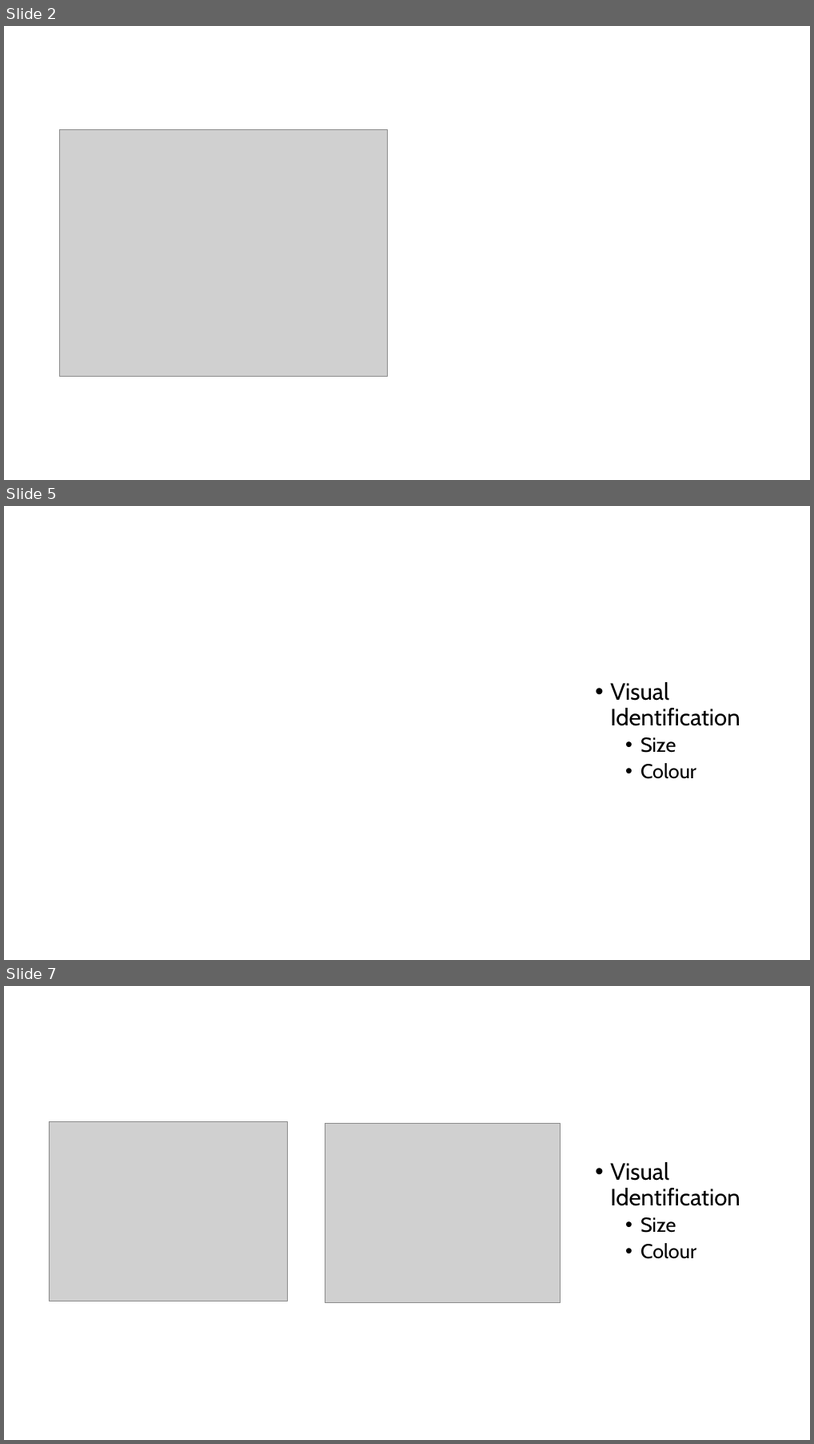
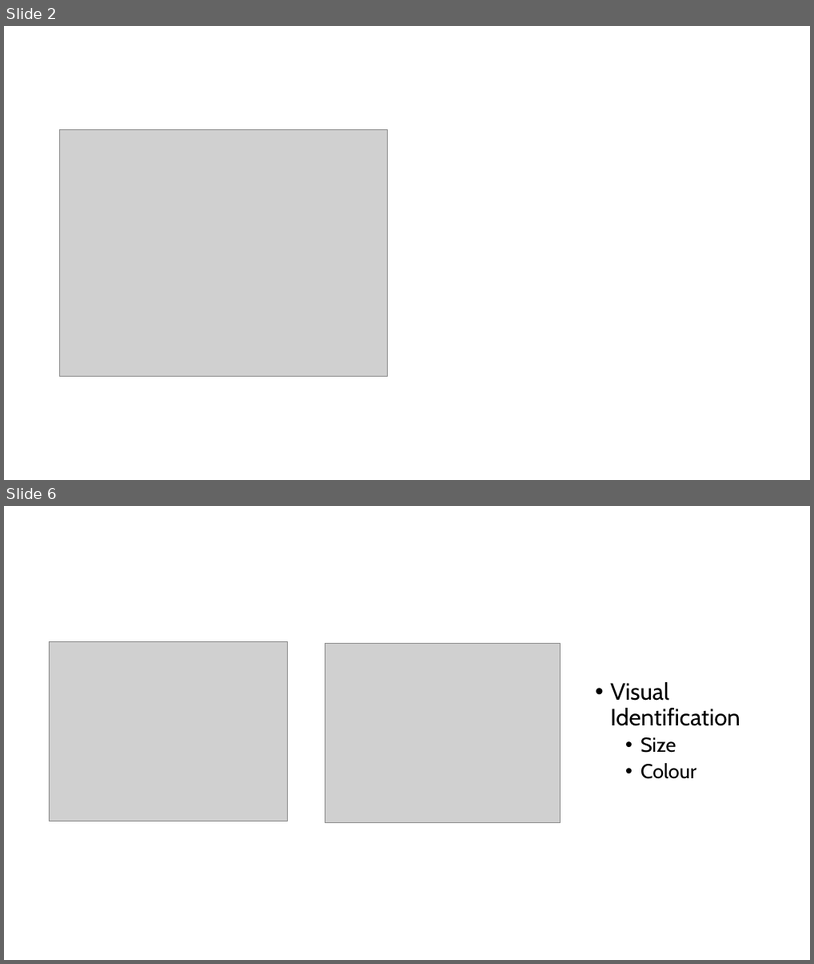
Before and after one commit to benjiro000/project-2-ml-rizki, a slide deck: presentation/project-2-ml-rizki-presentation.pptx. Shown one above the other, each under a label of ours: slides 2, 5 and 7 before the commit, slides 2 and 6 after it; the slides between them are not shown. The pictures are 814x1444 and 814x964 pixels, drawn with LibreOffice and Linux fonts; fonts in the diff are those of the drawing; grey boxes stand for pictures. Boxes give left, top, right and bottom in pixels: in the first picture for what was removed or moved away, otherwise in the second. Text is boxed around its words. In the diff, an @@ line names an element or a change of style, - is before the commit and + after.

```diff
--- a/presentation/project-2-ml-rizki-presentation.pptx
+++ b/presentation/project-2-ml-rizki-presentation.pptx
@@ slide 5 removed at [4, 506, 810, 960], background #FFFFFF @@
@@ text removed at [610, 682, 741, 779] @@
-• Visual Identification
-  • Size
-  • Colour
@@ what was slide 7 is now slide 6 @@
```
Also in this commit, not shown: 6 slides changed, 1 slide added, 1 other slide removed.
